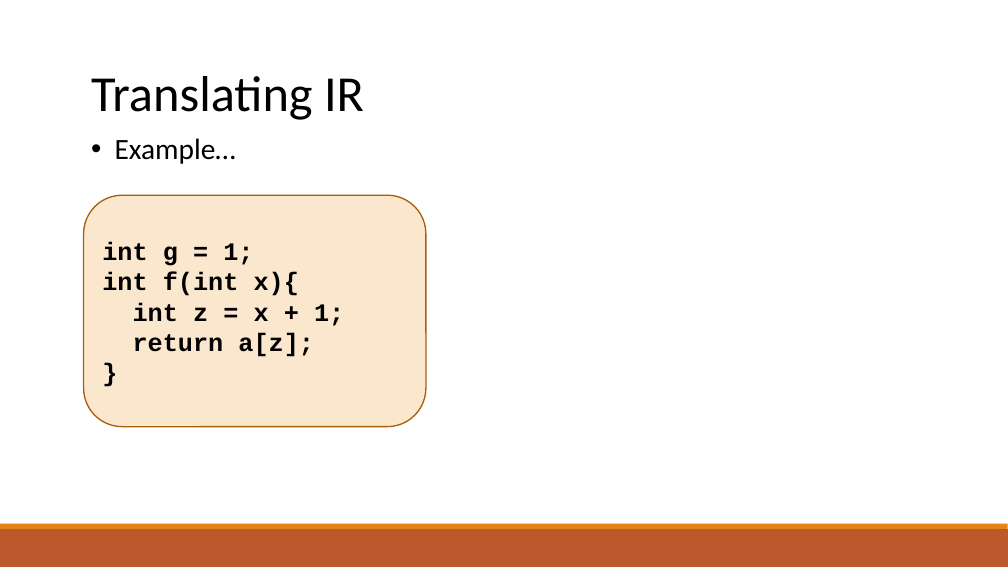
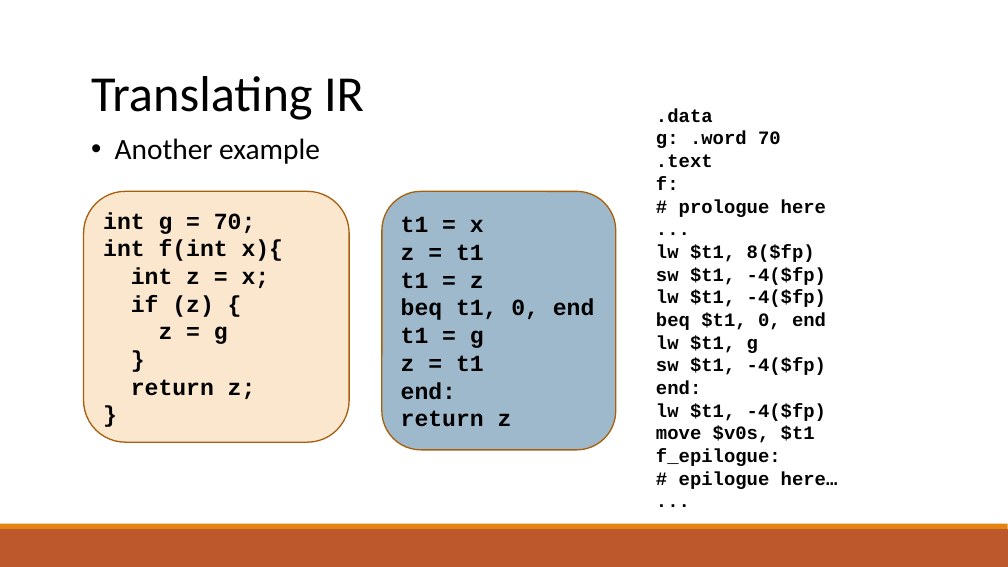
Before and after one commit to raghadzeidan/COMPILATION_TAU_FOR_STUDENTS, a slide deck: slide 44 of new_slides/codegen.pptx. Drawn at 1008x567 pixels with LibreOffice and Linux fonts; fonts in the diff are those of the drawing. Boxes give left, top, right and bottom in pixels: in the first picture for what was removed or moved away, otherwise in the second. Text is boxed around its words. In the diff, an @@ line names an element or a change of style, - is before the commit and + after.

```diff
--- a/new_slides/codegen.pptx
+++ b/new_slides/codegen.pptx
@@ text added at box(656, 109, 838, 489), 18 pt, text #000000, bold @@
+.data
+g: .word 70
+.text
+f:
+# prologue here
+...
+lw $t1, 8($fp)
+sw $t1, -4($fp)
+lw $t1, -4($fp)
+beq $t1, 0, end
+lw $t1, g
+sw $t1, -4($fp)
+end:
+lw $t1, -4($fp)
+move $v0s, $t1
+f_epilogue:
+# epilogue here…
+...
@@ text at box(115, 138, 320, 164): text changed @@
-• Example…
+• Another example
@@ rounded rectangle "int g = 70;": place and size @@
-rounded rectangle "int g = 70;" at box(84, 195, 426, 426)
+rounded rectangle "int g = 70;" at box(84, 191, 349, 442)
@@ rounded rectangle added at box(382, 191, 616, 450), fill #40749B at 50% opacity, outline #A9610D 1.25 pt, 22 pt, text #000000, bold @@
+t1 = x
+z = t1
+t1 = z
+beq t1, 0, end
+t1 = g
+z = t1
+end:
+return z
@@ text in rounded rectangle at box(103, 212, 256, 234): text changed; size 24 to 22 pt @@
-int g = 1;
+int g = 70;
@@ text in rounded rectangle at box(103, 239, 284, 261): size 24 to 22 pt in "int f(int x){", "}" @@
@@ text in rounded rectangle at box(131, 267, 270, 344): text changed; size 24 to 22 pt @@
-int z = x + 1;
-return a[z];
+int z = x;
+if (z) {
+z = g
@@ text in rounded rectangle at box(131, 379, 256, 399): paragraphs added @@
+return z;
+}
```
Also in this commit, not shown: 5 other slides changed, 1 other file.
